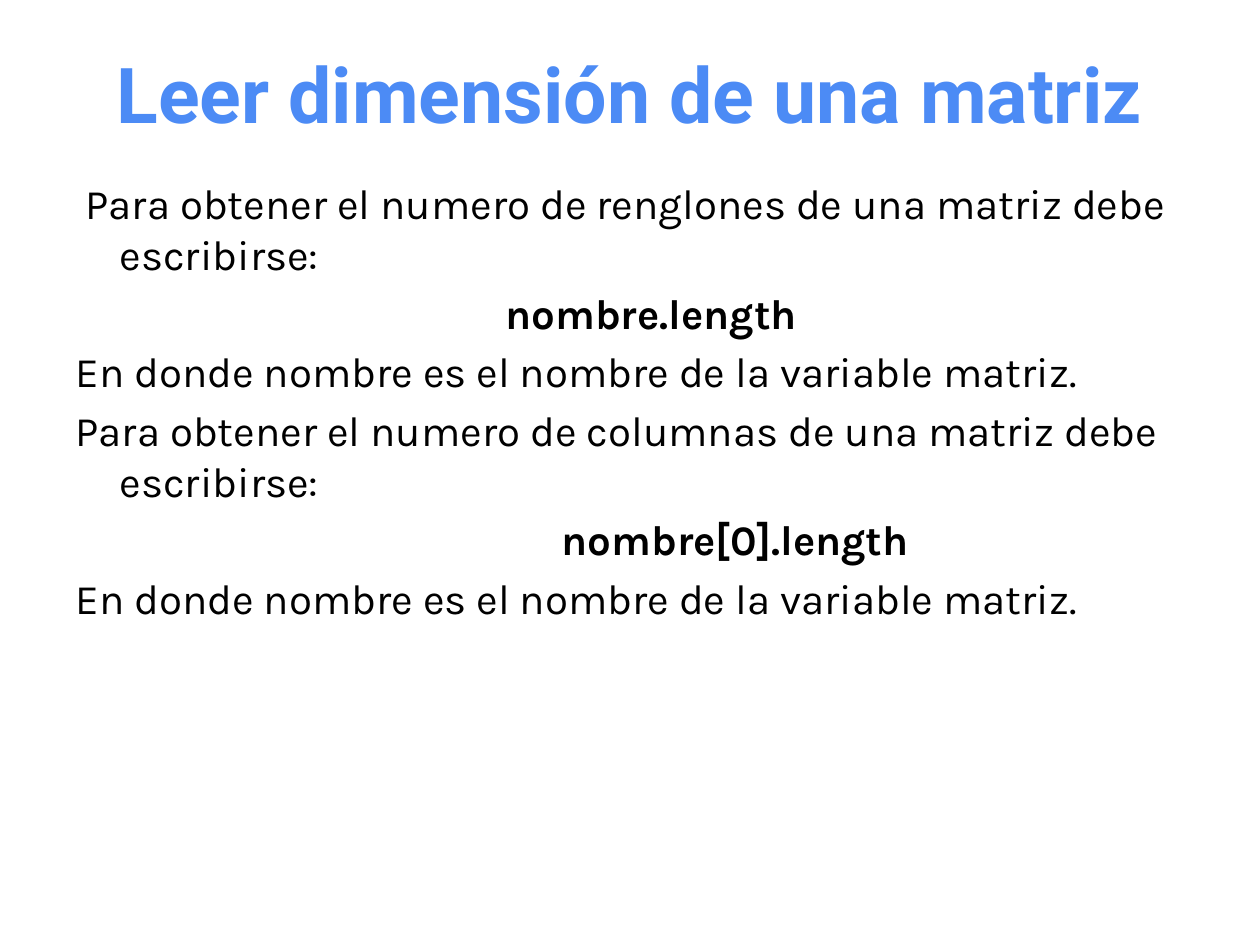
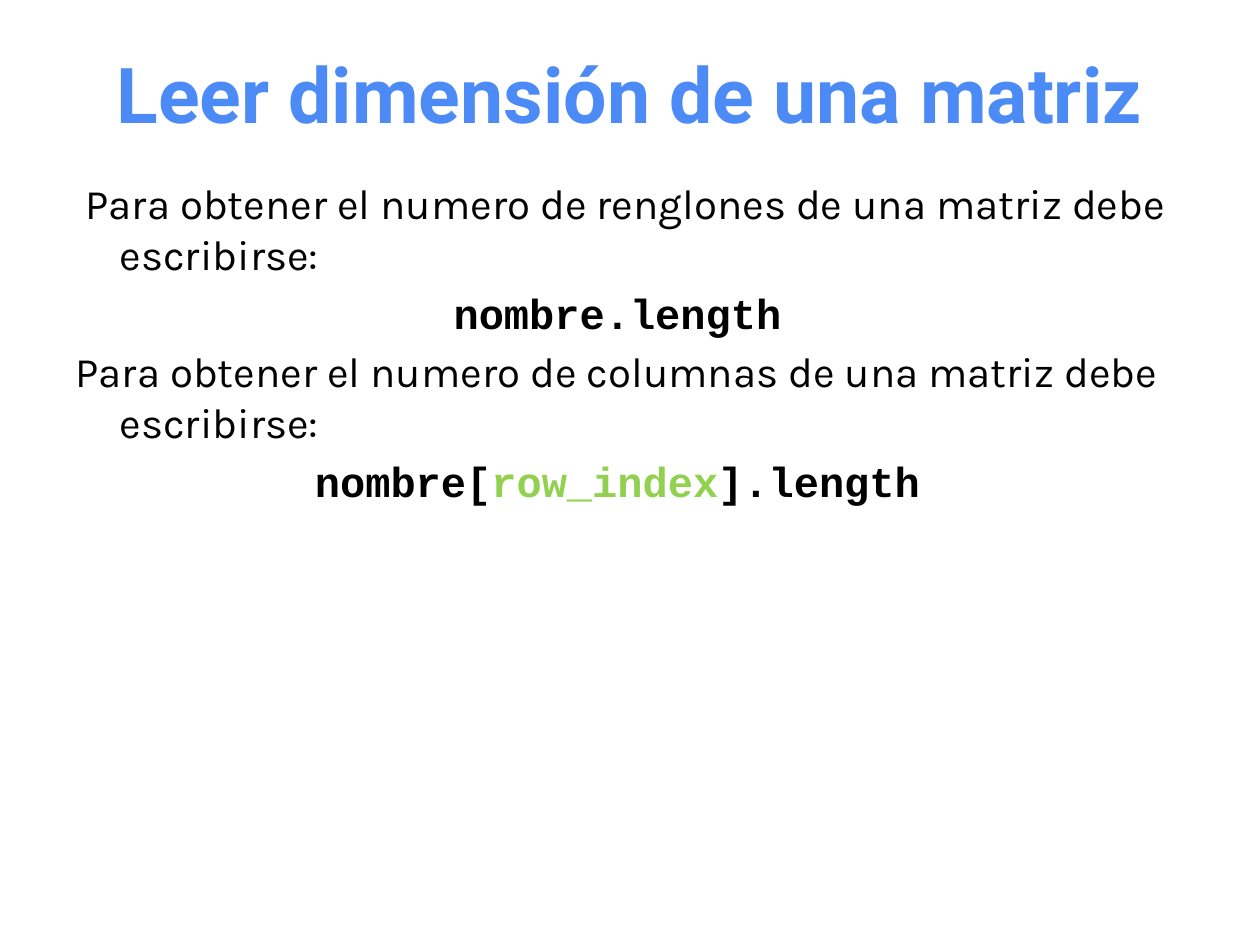
Before and after one commit to OMardil/INFO2, a slide deck: slide 15 of MOD01_Arreglos_multidimensionales/01 Presentacion/INFO2_MOD01-Arreglos_Multidimensionales.pptx (slide 16 before the commit). Drawn at 1260x945 pixels with LibreOffice and Linux fonts; fonts in the diff are those of the drawing. Boxes give left, top, right and bottom in pixels: in the first picture for what was removed or moved away, otherwise in the second. Text is boxed around its words. In the diff, an @@ line names an element or a change of style, - is before the commit and + after.

```diff
--- a/MOD01_Arreglos_multidimensionales/01 Presentacion/INFO2_MOD01-Arreglos_Multidimensionales.pptx
+++ b/MOD01_Arreglos_multidimensionales/01 Presentacion/INFO2_MOD01-Arreglos_Multidimensionales.pptx
@@ text at bbox=[454, 298, 782, 338]: font Karla to Courier New in "nombre.length" @@
@@ text at bbox=[76, 358, 1076, 388]: paragraph removed @@
-En donde nombre es el nombre de la variable matriz.
@@ text at bbox=[315, 466, 920, 506]: text changed; font Karla to Courier New; bold on @@
-nombre[0].length
-En donde nombre es el nombre de la variable matriz.
+nombre[row_index].length
```
Also in this commit, not shown: 5 other slides changed, 2 slides added, 3 slides removed, 1 other file.
